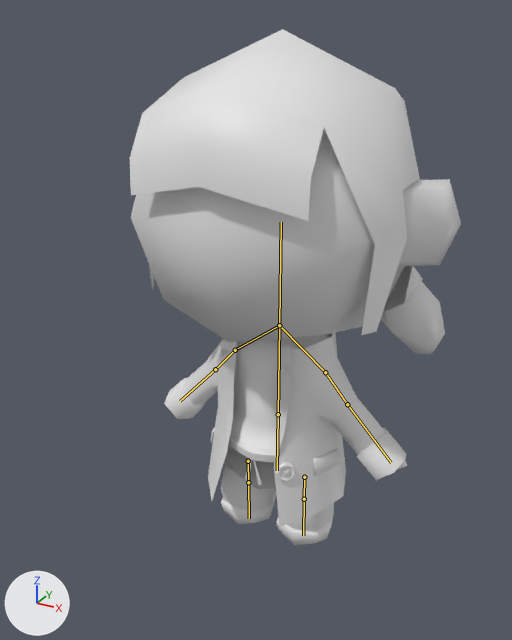
Renders of the Blender file Assets/Models/Player/Player.blend from each side of a commit.
The view is the same before and after, from a 50 mm lens placed at (1.8, -3.58, 3.34), pointed at (-0.03, -0.24, 1.67). Every picture has the same lights, and +X, +Y and +Z are marked at lower left. The bones that bend it are drawn over the model as lines.

The first picture shows 'body', 'body.001'.
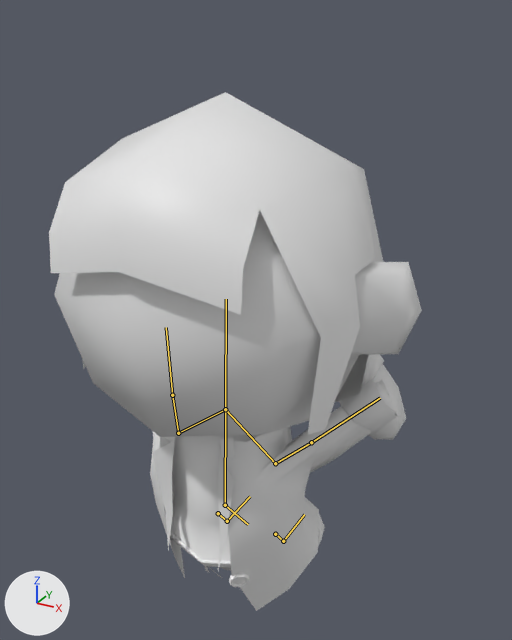
The newer file adds an action. The first version stands in its rest pose; the second is drawn at frame 15 of the action 'Dead'.

The change in detail:
Bone 'Bone' (bone_bone) moves from (0.0, 0.0, 0.0) to (0.0, 0.259, 0.68).
Bone 'Bone' (bone_bone) turns from (0, 0, 0) to (-39, 0, 0) degrees about its own x, y and z.
Bone 'Bone.008' (bone_bone_008) moves from (0.0, 0.0, 0.0) to (0.0, 0.03, 0.073).
Bone 'Bone.008' (bone_bone_008) turns from (0, 0, 0) to (-50, 0, 0) degrees about its own x, y and z.
Bone 'Bone.010' (bone_bone_010) moves from (0.0, 0.0, 0.0) to (0.0, 0.023, 0.057).
Bone 'Bone.010' (bone_bone_010) turns from (0, 0, 0) to (-50, 0, 0) degrees about its own x, y and z.
Bone 'Bone.001' (bone_bone_001) moves from (0.0, 0.0, 0.0) to (0.0, -0.259, 0.68).
Bone 'Bone.001' (bone_bone_001) turns from (0, 0, 0) to (-2, 0, 0) degrees about its own x, y and z.
Bone 'Bone.004' (bone_bone_004) moves from (0.0, 0.0, 0.0) to (0.445, 0.53, -1.478).
Bone 'Bone.004' (bone_bone_004) turns from (0, 0, 0) to (-29, -36, 108) degrees about its own x, y and z.
Bone 'Bone.011' (bone_bone_011) moves from (0.0, 0.0, 0.0) to (-0.445, 0.53, -1.478).
Bone 'Bone.011' (bone_bone_011) turns from (0, 0, 0) to (-35, 26, -120) degrees about its own x, y and z.

Changed parts and their boxes (x1, y1, x2, y2) in the pictures (512 x 640 px):
'body', posed (13% wider)
    before: (130, 29, 461, 545)
    after: (49, 92, 422, 578)
'body.001', posed
    before: (164, 332, 406, 527)
    after: (150, 379, 397, 611)
bone 'Bone', root to tip
    before: (278, 414) to (277, 470)
    after: (225, 505) to (248, 524)
bone 'Bone.008', root to tip
    before: (304, 499) to (303, 535)
    after: (283, 541) to (304, 514)
bone 'Bone.010', root to tip
    before: (248, 482) to (249, 518)
    after: (227, 521) to (250, 496)
bone 'Bone.001', root to tip
    before: (278, 414) to (279, 325)
    after: (225, 505) to (225, 409)
bone 'Bone.004', root to tip
    before: (325, 372) to (347, 404)
    after: (275, 463) to (311, 442)
bone 'Bone.011', root to tip
    before: (235, 350) to (215, 369)
    after: (178, 433) to (172, 395)
